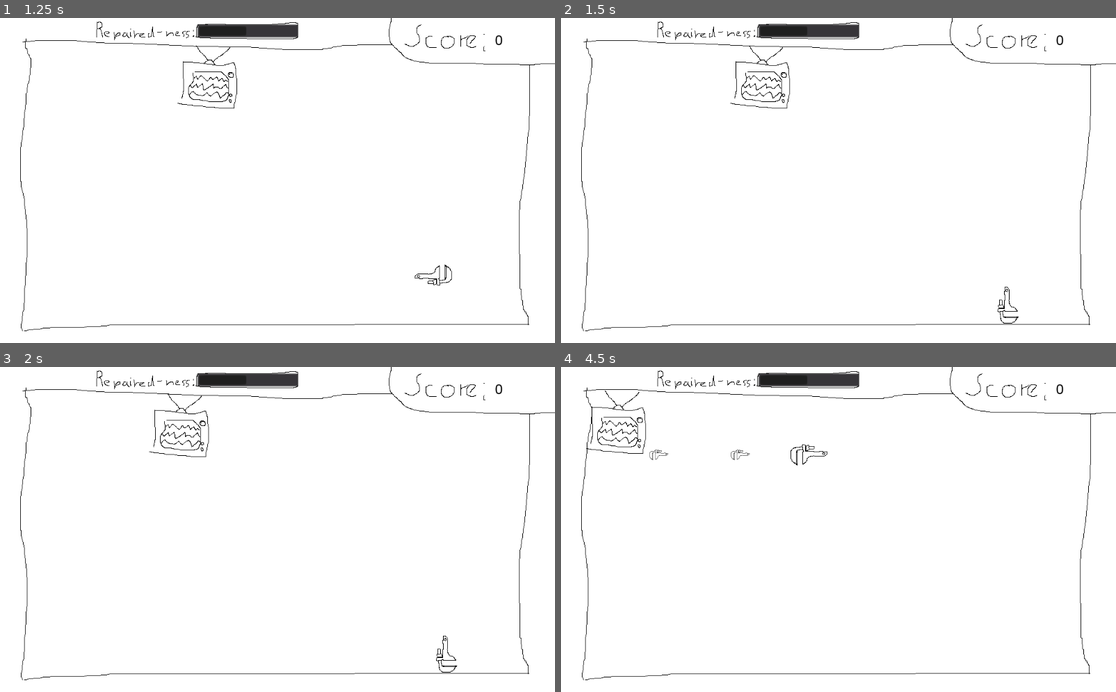
Above: before the commit, frames 1-4 (two rows, left to right).
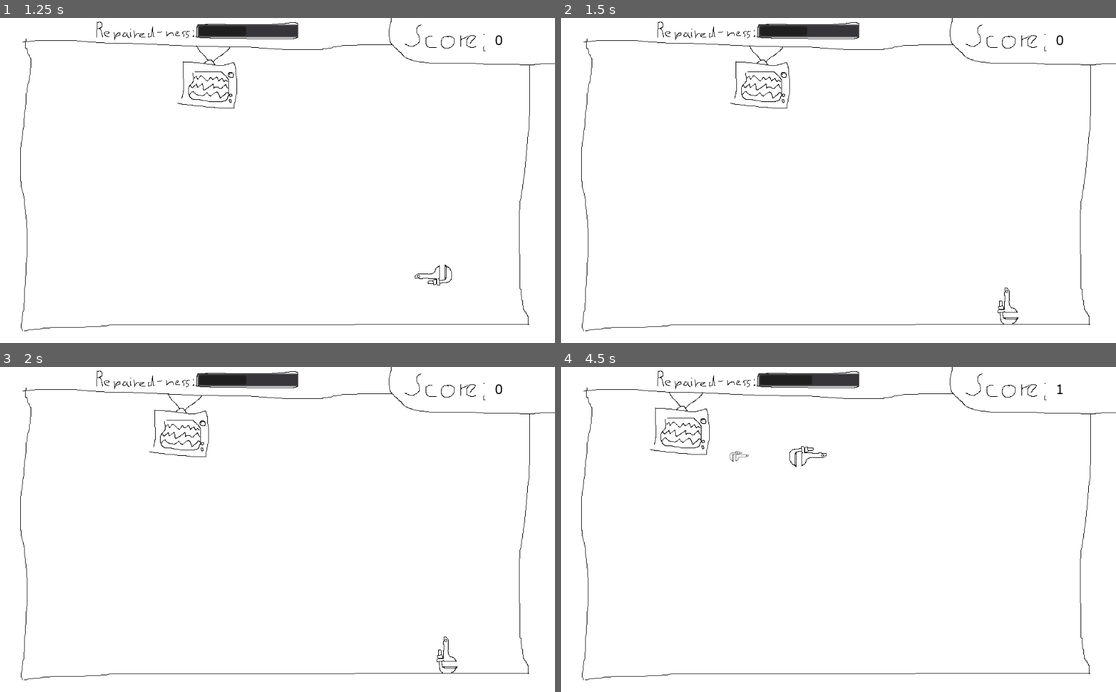
Above: after the commit, the same moments.

Repository: montinevra/repair_anything
Game: Godot game, scene res://scenes/Main.tscn
Same seed, same stepped clock (60 frames per second), same inputs: the game is played once before the commit and once after it.
Inputs:
- Up to frame 1 (1.25 s): tap Enter (ui_accept) at 0.5, 0.77 s; hold Right (move_right) from 0.53 s (still down); tap Space (shoot) at 0.6 s
- Up to frame 2 (1.5 s): release Right (move_right) at 1.28 s; hold Down (move_down) from 1.28 s (still down); tap Space (shoot) at 1.35 s
- Up to frame 3 (2 s): keep holding Down (move_down); tap Enter (ui_accept) at 1.52 s
- Up to frame 4 (4.5 s): release Down (move_down) at 2.03 s; hold Right (move_right) 2.03-2.78 s; tap Space (shoot) every 0.75 s from 2.1 to 4.35 s; hold Up (move_up) 2.78-3.53 s; tap Enter (ui_accept) at 3.02, 3.77 s; hold Left (move_left) from 3.53 s (still down)

Frame 1 is identical in both runs. In frame 2, 0.1% of the frame differs, in the area x 78-83%, y 82-95%; in frame 3, 0.1%; in frame 4, 1.0%, in the area x 4-91%, y 2-31%.

Commit message:
adjust collider

Diff:
--- a/scenes/StoreBack.tscn
+++ b/scenes/StoreBack.tscn
@@ -118,7 +118,10 @@
 
 [node name="CollisionPolygon2D" type="CollisionPolygon2D" parent="Floor"]
 position = Vector2( 3.09082, 0 )
-polygon = PoolVector2Array( 47.3108, 42.6776, 164.484, 43.8152, 589.669, 58.62, 631.184, 50.4975, 718.727, 51.4, 854.222, 47.8875, 974.254, 54.205, 970.979, 231.607, 952.878, 392.476, 967.289, 563.002, 206.158, 566.217, 40.7624, 577.243, 49.8593, 434.55, 39.7121, 227.235, 56.9804, 74.5304, 47.0393, 55.8293, 48 …(110 unchanged characters)…
+polygon = PoolVector2Array( 47.3108, 42.6776, 164.484, 43.8152, 589.669, 58.62, 631.184, 50.4975, 854.222, 47.8875, 974.254, 54.205, 972.53, 205.634, 955.265, 355.413, 956.859, 500.292, 962.748, 538.201, 971.949, 551.266, 971.397, 565.436, 206.158, 566.217, 154.125, 570.538, 88.7194, 571.998, 42.2932, 577.838, 38.2054, 571.122, 46.381, 500.169, 50.4674, 400.551, 43.7774, 334.488, 38.7599, 306.892, 37.9237, 239.157, 56.9804, 74.5304, 47.0393, 55.8293, 48 …(110 unchanged characters)…
+__meta__ = {
+"_edit_lock_": true
+}
 
 [node name="Enemy" parent="." instance=ExtResource( 4 )]
 position = Vector2( 448.192, 157.037 )
--- a/scripts/Main.gd
+++ b/scripts/Main.gd
@@ -49,8 +49,6 @@
 
 func _go_back():
 	m_room = STORE_BACK
-#	m_inst_store_back = M_SCN_STORE_BACK.instance()
-#	m_player = m_inst_store_back.get_node("Player")
 	m_player.connect("sig_hit_enemy", self, "add_score", [-2])
 	add_child(m_inst_store_back)
 	m_player.connect("sig_shot_fired", self, "_on_shot_fired")
